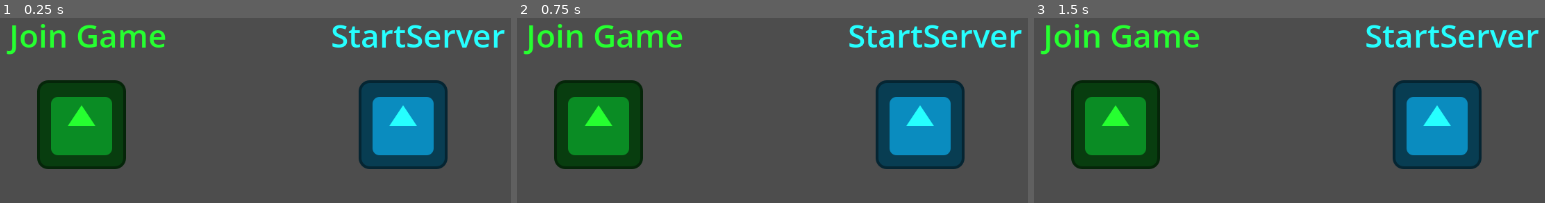
Above: before the commit, frames 1-3 (left to right).
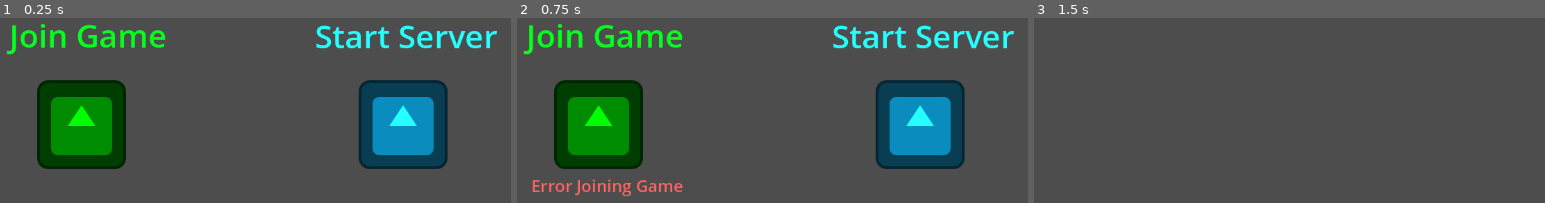
Above: after the commit, the same moments.

Repository: Simplexeon/MultiplayerTesting
Game: Godot game, scene res://Scenes/Levels/root.tscn
Two runs of this game, one before a commit and one after it. Both use one fixed random seed, a clock stepped at 60 frames per second and the inputs below. The engine's default icon, where the game draws it, is replaced by a stand-in: a white triangle on a blue panel in a dark square.
Inputs:
- Up to frame 1 (0.25 s): no input
- Up to frame 2 (0.75 s): click "Join Game" at 0.5 s
- Up to frame 3 (1.5 s): click "StartServer" (after the commit: "Start Server") at 1.25 s

The runs differ from the first frame. In frame 1, 7.3% of the frame differs, in the area x 1-99%, y 3-75%; in frame 2, 8.1%; in frame 3, 20%, in the area x 1-99%, y 3-82%.

Commit message:
Players can join a lobby and show up in the menu properly.

Diff:
--- a/Scenes/Levels/MultiplayerController.gd
+++ b/Scenes/Levels/MultiplayerController.gd
@@ -64,17 +64,13 @@
 
 
 @rpc("authority", "reliable", "call_remote")
-func _on_receiveStartInfo(player_info : Array[Classes.PlayerInfo]) -> void:
-	players = player_info;
-
+func _on_receiveLobbyUpdate(player_id : int, player_color : String) -> void:
+	var new_player_info : Classes.PlayerInfo = Classes.PlayerInfo.new();
+	new_player_info.id = player_id;
+	new_player_info.color = Color(player_color);
+	players.append(new_player_info);
 	var PlayerListDisplay : LobbyPlayerList = tree.get_first_node_in_group("GLobbyPlayerList");
-	for player in players:
-		PlayerListDisplay.addPlayerInfo(str(player.id), player.color);
-
-
-@rpc("authority", "reliable", "call_remote")
-func _on_receiveLobbyUpdate(player_info : Classes.PlayerInfo) -> void:
-	players.append(player_info);
+	PlayerListDisplay.addPlayerInfo(str(player_id), Color(player_color));
 
 
 # Functions
@@ -95,20 +91,32 @@
 
 
 func startServer() -> void:
-	var peer = ENetMultiplayerPeer.new();
-	var error = peer.create_server(PortParam);
+	var peer : ENetMultiplayerPeer = ENetMultiplayerPeer.new();
+	var error : Error = peer.create_server(PortParam);
 	if(error):
 		return;
 	multiplayer.multiplayer_peer = peer;
 
 
+func joinGame() -> bool:
+	var peer : ENetMultiplayerPeer = ENetMultiplayerPeer.new();
+	var error : Error = peer.create_client(IpParam, PortParam);
+	if(error):
+		return false;
+	multiplayer.multiplayer_peer = peer;
+	return true;
+
+
 func updateLobby(id : int) -> void:
+	for player in players:
+		_on_receiveLobbyUpdate.rpc_id(id, player.id, player.color.to_html());
 	var new_player_info : Classes.PlayerInfo = Classes.PlayerInfo.new();
 	new_player_info.id = id;
 	new_player_info.color = getNewColor();
 	players.append(new_player_info);
-	_on_receiveLobbyUpdate.rpc(new_player_info);
-	_on_receiveStartInfo.rpc_id(id, players);
+	_on_receiveLobbyUpdate.rpc(new_player_info.id, new_player_info.color.to_html());
+	var PlayerListDisplay : LobbyPlayerList = tree.get_first_node_in_group("GLobbyPlayerList");
+	PlayerListDisplay.addPlayerInfo(str(new_player_info.id), new_player_info.color);
 
 
 func getNewColor() -> Color :
--- a/Scenes/Levels/root.tscn
+++ b/Scenes/Levels/root.tscn
@@ -11,9 +11,12 @@
 [node name="StartMenu" parent="." instance=ExtResource("2_2rrub")]
 
 [node name="Lobby" parent="." instance=ExtResource("3_u6th0")]
+visible = false
 
 [node name="MultiplayerController" type="Node2D" parent="." groups=["GMultiplayerController"]]
 script = ExtResource("1_fqq31")
+IpParam = "127.0.0.1"
+PortParam = 44859
 
 [node name="SpawnPoints" type="Node2D" parent="."]
 
--- /dev/null
+++ b/Scenes/Menus/MainMenu/JoinGameButton.gd
@@ -0,0 +1,17 @@
+extends TextureButton
+
+
+# Component vars
+@onready var ErrorLabel : Label = $ErrorLabel;
+@onready var tree : SceneTree = get_tree();
+
+
+# Processes
+
+func _on_pressed() -> void:
+	var join_attempt : bool = tree.get_first_node_in_group("GMultiplayerController").joinGame();
+	if(!join_attempt):
+		ErrorLabel.visible = true;
+		return;
+	tree.get_first_node_in_group("GLobbyMenu").visible = true;
+	tree.get_first_node_in_group("GStartMenu").visible = false;
--- a/Scenes/Menus/MainMenu/LobbyMenu.tscn
+++ b/Scenes/Menus/MainMenu/LobbyMenu.tscn
@@ -2,7 +2,7 @@
 
 [ext_resource type="Script" path="res://Scenes/Menus/MainMenu/PlayerList.gd" id="1_guuyo"]
 
-[node name="Lobby" type="Control"]
+[node name="Lobby" type="Control" groups=["GLobbyMenu"]]
 layout_mode = 3
 anchors_preset = 0
 offset_right = 1152.0
--- a/Scenes/Menus/MainMenu/MainMenu.tscn
+++ b/Scenes/Menus/MainMenu/MainMenu.tscn
@@ -1,8 +1,10 @@
-[gd_scene load_steps=2 format=3 uid="uid://cuv1a38e1aa5d"]
+[gd_scene load_steps=4 format=3 uid="uid://cuv1a38e1aa5d"]
 
 [ext_resource type="Texture2D" uid="uid://bb7q11ku64243" path="res://icon.svg" id="1_o1dtj"]
+[ext_resource type="Script" path="res://Scenes/Menus/MainMenu/JoinGameButton.gd" id="2_rtnvk"]
+[ext_resource type="Script" path="res://Scenes/Menus/MainMenu/StartServerButton.gd" id="3_y28fb"]
 
-[node name="StartMenu" type="Control"]
+[node name="StartMenu" type="Control" groups=["GStartMenu"]]
 layout_mode = 3
 anchors_preset = 0
 offset_right = 1152.0
@@ -23,7 +25,7 @@
 grow_vertical = 2
 
 [node name="JoinGameButton" type="TextureButton" parent="Centered"]
-modulate = Color(0.14902, 1, 0.188235, 1)
+self_modulate = Color(0, 1, 0, 1)
 layout_mode = 1
 anchors_preset = 4
 anchor_top = 0.5
@@ -33,8 +35,10 @@
 offset_bottom = 64.0
 grow_vertical = 2
 texture_normal = ExtResource("1_o1dtj")
+script = ExtResource("2_rtnvk")
 
-[node name="Label" type="Label" parent="Centered/JoinGameButton"]
+[node name="JoinLabel" type="Label" parent="Centered/JoinGameButton"]
+modulate = Color(0.0235294, 1, 0.117647, 1)
 layout_mode = 1
 offset_left = -40.5
 offset_top = -97.0
@@ -42,6 +46,17 @@
 offset_bottom = -33.0
 theme_override_font_sizes/font_size = 46
 text = "Join Game"
+
+[node name="ErrorLabel" type="Label" parent="Centered/JoinGameButton"]
+visible = false
+modulate = Color(1, 0.388235, 0.384314, 1)
+layout_mode = 0
+offset_left = -33.5
+offset_top = 135.0
+offset_right = 183.5
+offset_bottom = 169.0
+theme_override_font_sizes/font_size = 24
+text = "Error Joining Game"
 
 [node name="StartServerButton" type="TextureButton" parent="Centered"]
 modulate = Color(0.14902, 1, 1, 1)
@@ -57,12 +72,16 @@
 grow_horizontal = 0
 grow_vertical = 2
 texture_normal = ExtResource("1_o1dtj")
+script = ExtResource("3_y28fb")
 
 [node name="Label" type="Label" parent="Centered/StartServerButton"]
 layout_mode = 1
-offset_left = -40.5
-offset_top = -97.0
-offset_right = 186.5
-offset_bottom = -33.0
+offset_left = -63.5
+offset_top = -96.0
+offset_right = 200.5
+offset_bottom = -32.0
 theme_override_font_sizes/font_size = 46
-text = "StartServer"
+text = "Start Server"
+
+[connection signal="pressed" from="Centered/JoinGameButton" to="Centered/JoinGameButton" method="_on_pressed"]
+[connection signal="pressed" from="Centered/StartServerButton" to="Centered/StartServerButton" method="_on_pressed"]
--- a/Scenes/Menus/MainMenu/PlayerLobbyInfo.gd
+++ b/Scenes/Menus/MainMenu/PlayerLobbyInfo.gd
@@ -10,7 +10,7 @@
 
 # Functions
 
-func initialize(set_name : String, color : Color) -> void:
-	player_name = set_name;
+func initialize(new_name : String, color : Color) -> void:
+	player_name = new_name;
 	NameLabel.text = player_name;
 	ColorIndicator.modulate = color;
--- /dev/null
+++ b/Scenes/Menus/MainMenu/StartServerButton.gd
@@ -0,0 +1,13 @@
+extends TextureButton
+
+
+# Component vars
+@onready var tree : SceneTree = get_tree();
+
+
+# Processes
+
+func _on_pressed() -> void:
+	tree.get_first_node_in_group("GMultiplayerController").startServer();
+	tree.get_first_node_in_group("GLobbyMenu").visible = true;
+	tree.get_first_node_in_group("GStartMenu").visible = false;
